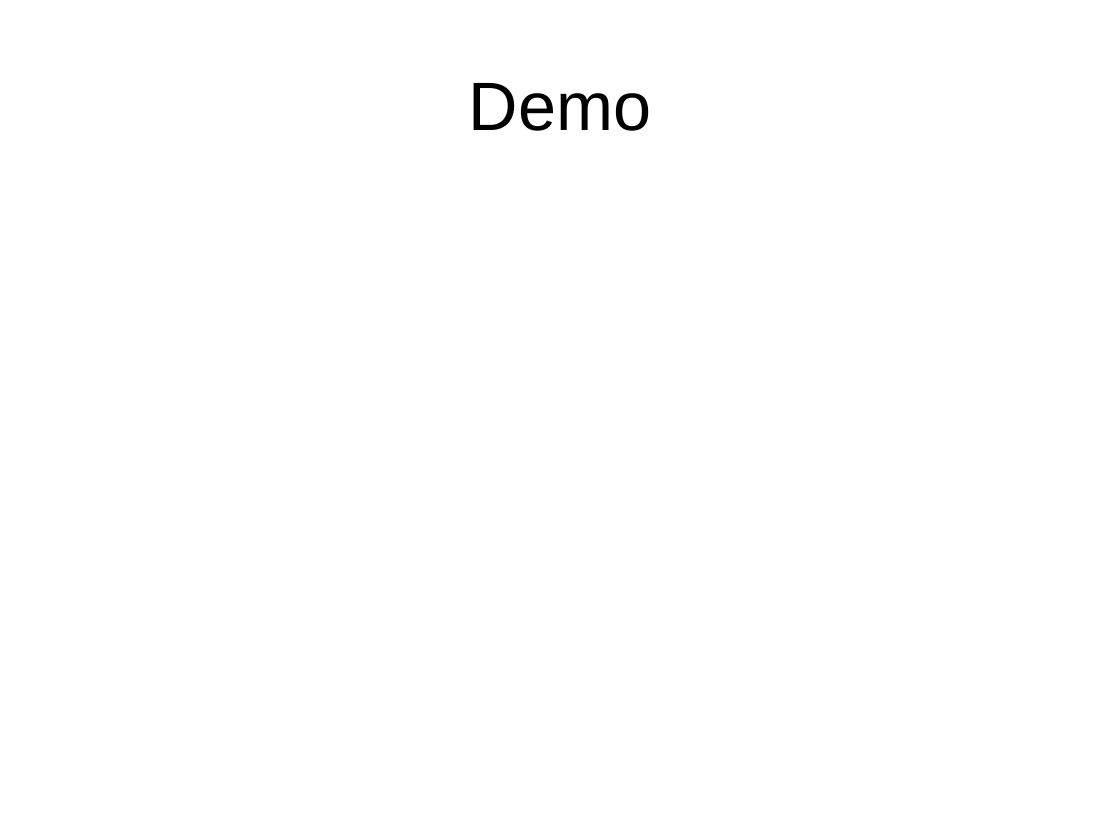
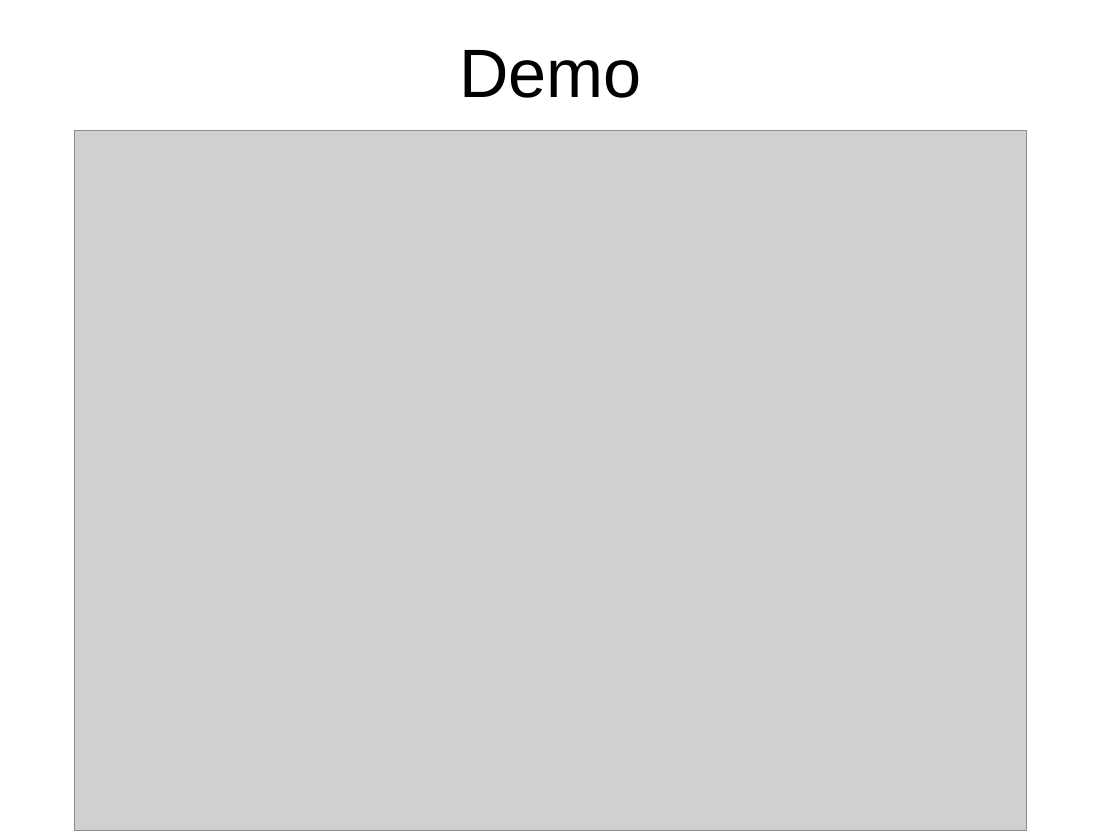
Before and after one commit to kidlab/re-se, a slide deck: slide 8 of Docs/Family Tree.ppt. Drawn at 1120x840 pixels with LibreOffice and Linux fonts; fonts in the diff are those of the drawing; grey boxes stand for pictures. Boxes give left, top, right and bottom in pixels: in the first picture for what was removed or moved away, otherwise in the second. Text is boxed around its words. In the diff, an @@ line names an element or a change of style, - is before the commit and + after.

```diff
--- a/Docs/Family Tree.ppt
+++ b/Docs/Family Tree.ppt
@@ title "Demo" moved from (x1=469, y1=83, x2=652, y2=131) to (x1=459, y1=50, x2=642, y2=98) @@
@@ picture added at (x1=75, y1=131, x2=1027, y2=831) @@
```
Also in this commit, not shown: 2 slides added, 2 slides removed.
